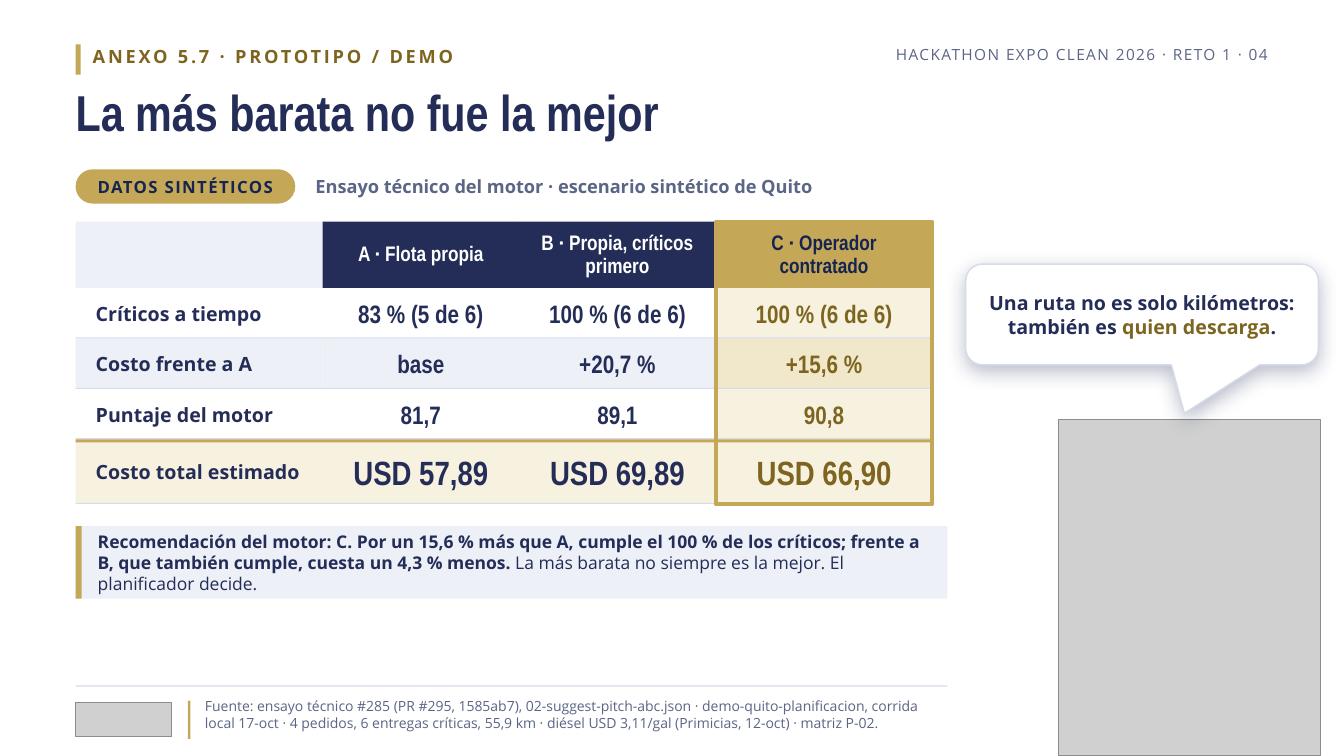
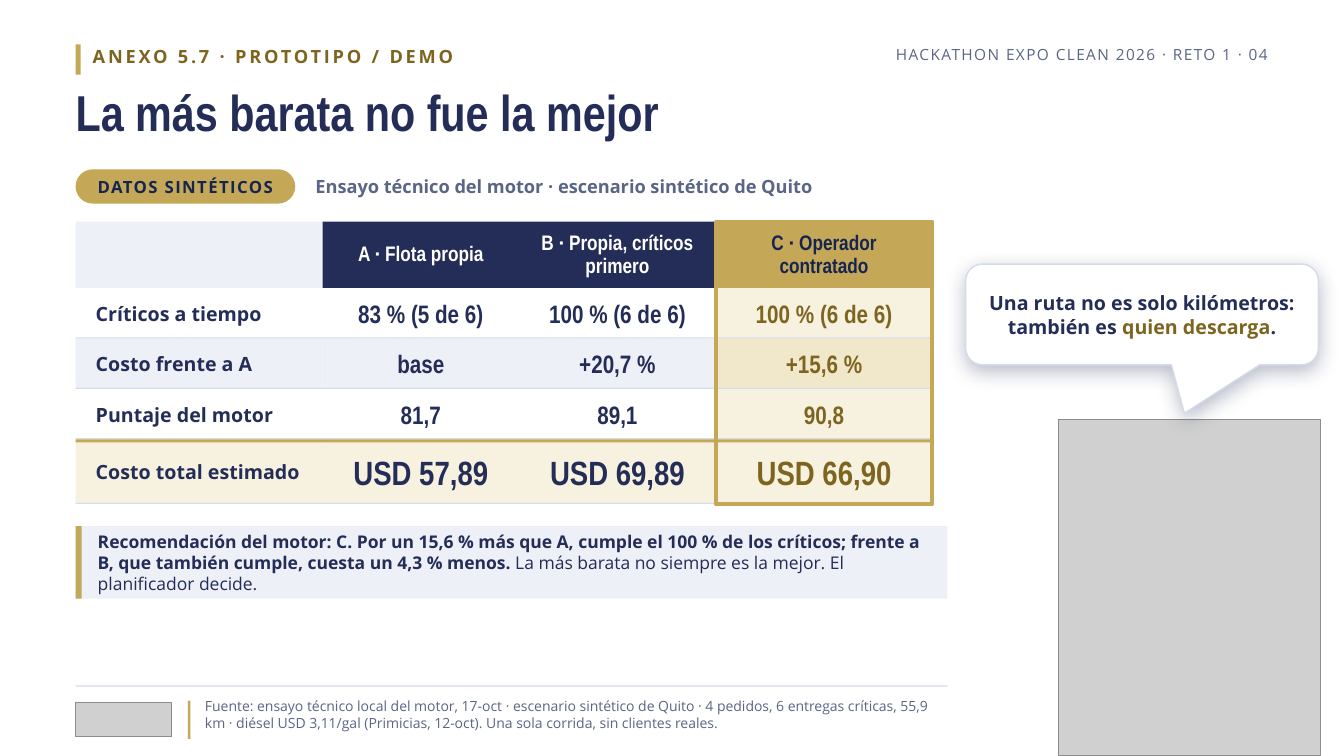
Before and after one commit to bryancito1090/istpetdev-platform, a slide deck: slide 4 of docs/specs/006-validacion-pitch-entrega/materiales/pitch-v8-revision.pptx. Drawn at 1344x756 pixels with LibreOffice and Linux fonts; fonts in the diff are those of the drawing; grey boxes stand for pictures. Boxes give left, top, right and bottom in pixels: in the first picture for what was removed or moved away, otherwise in the second. Text is boxed around its words. In the diff, an @@ line names an element or a change of style, - is before the commit and + after.

```diff
--- a/docs/specs/006-validacion-pitch-entrega/materiales/pitch-v8-revision.pptx
+++ b/docs/specs/006-validacion-pitch-entrega/materiales/pitch-v8-revision.pptx
@@ text at (x1=205, y1=700, x2=927, y2=732): text changed @@
-Fuente: ensayo técnico #285 (PR #295, 1585ab7), 02-suggest-pitch-abc.json · demo-quito-planificacion, corrida local 17-oct · 4 pedidos, 6 entregas críticas, 55,9 km · diésel USD 3,11/gal (Primicias, 12-oct) · matriz P-02.
+Fuente: ensayo técnico local del motor, 17-oct · escenario sintético de Quito · 4 pedidos, 6 entregas críticas, 55,9 km · diésel USD 3,11/gal (Primicias, 12-oct). Una sola corrida, sin clientes reales.
```
Also in this commit, not shown: 6 other slides changed, 37 other files.
